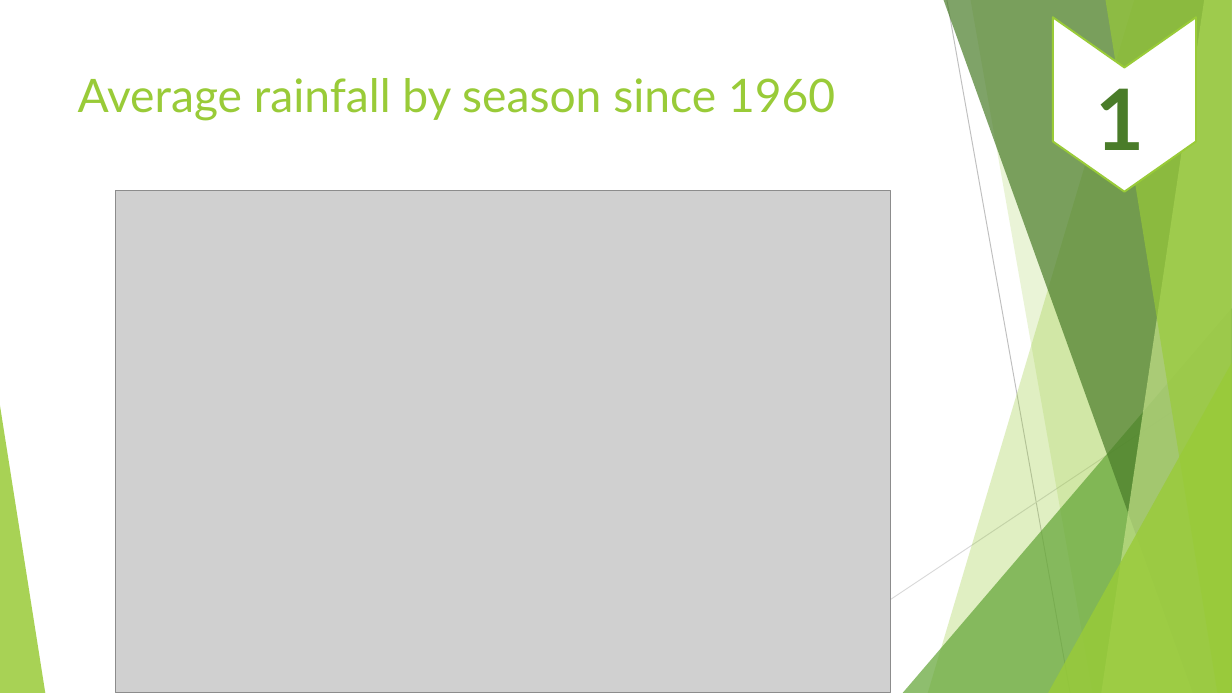
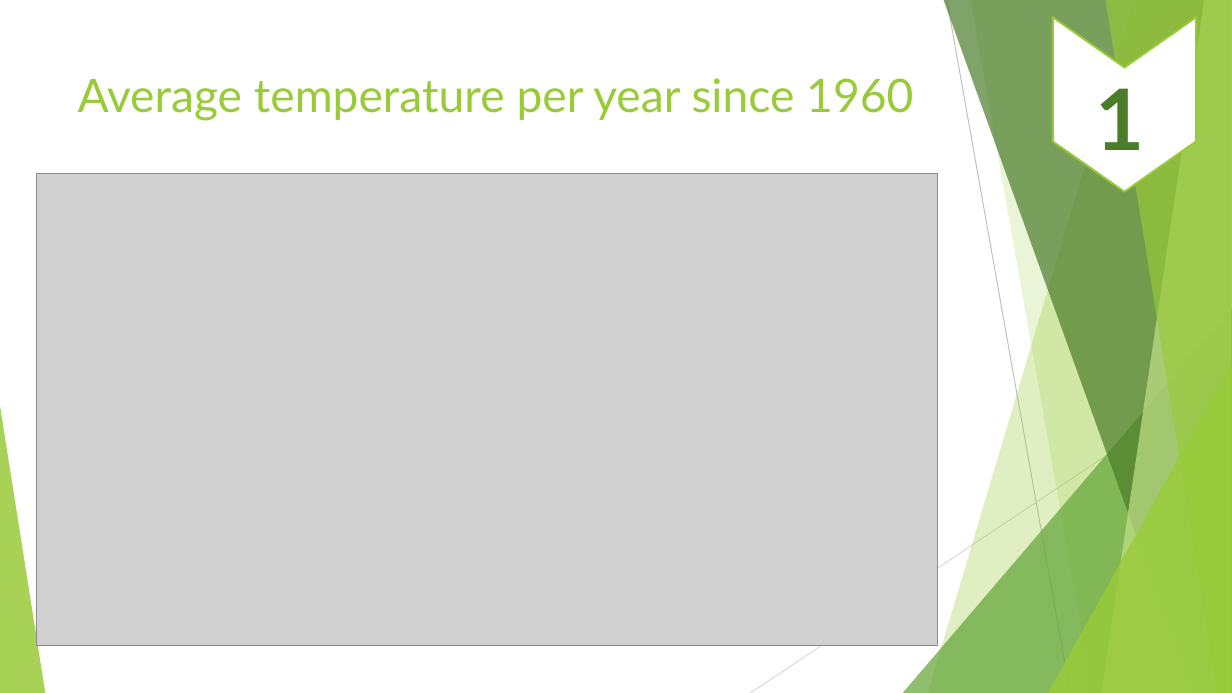
Before and after one commit to jina2020/Projects, a slide deck: slide 8 of Weather and animal data in Mongolia/Weather and animal correlation in Mongolia.pptx (slide 7 before the commit). Drawn at 1232x693 pixels with LibreOffice and Linux fonts; fonts in the diff are those of the drawing; grey boxes stand for pictures. Boxes give left, top, right and bottom in pixels: in the first picture for what was removed or moved away, otherwise in the second. Text is boxed around its words. In the diff, an @@ line names an element or a change of style, - is before the commit and + after.

```diff
--- a/Weather and animal data in Mongolia/Weather and animal correlation in Mongolia.pptx
+++ b/Weather and animal data in Mongolia/Weather and animal correlation in Mongolia.pptx
@@ title at (x1=78, y1=78, x2=913, y2=121): text changed @@
-Average rainfall by season since 1960
+Average temperature per year since 1960
@@ picture resized from (x1=116, y1=190, x2=891, y2=693) to (x1=36, y1=174, x2=937, y2=646) @@
```
Also in this commit, not shown: 5 other slides changed, 6 slides added, 2 slides removed, 5 other files.
